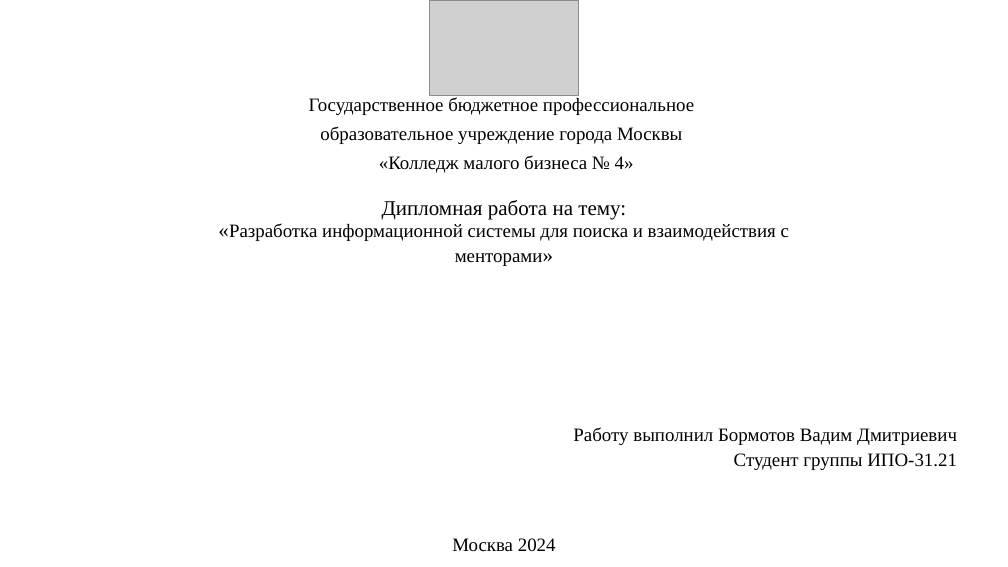
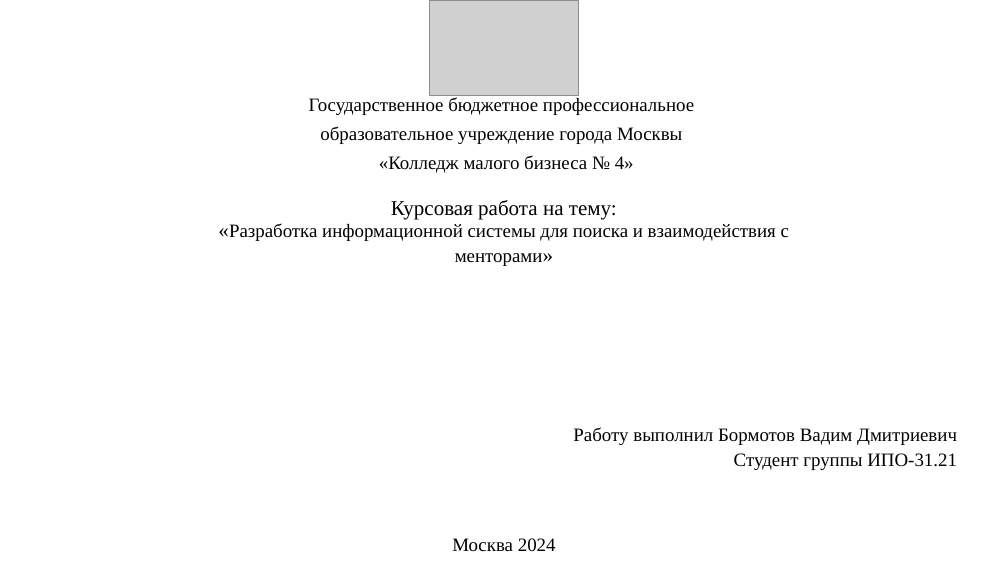
Before and after one commit to BigVadya/App, a slide deck: slide 1 of Курсовая/Презентация.pptx. Drawn at 1008x567 pixels with LibreOffice and Linux fonts; fonts in the diff are those of the drawing; grey boxes stand for pictures. Boxes give left, top, right and bottom in pixels: in the first picture for what was removed or moved away, otherwise in the second. Text is boxed around its words. In the diff, an @@ line names an element or a change of style, - is before the commit and + after.

```diff
--- a/Курсовая/Презентация.pptx
+++ b/Курсовая/Презентация.pptx
@@ text "Государственное бюджетное профессиональное" at box(309, 97, 694, 173): line spacing 1.3 to 1.29 @@
@@ text at box(391, 200, 617, 220): text changed @@
-Дипломная работа на тему:
+Курсовая работа на тему:
```
Also in this commit, not shown: 6 other slides changed, 2 other files.
